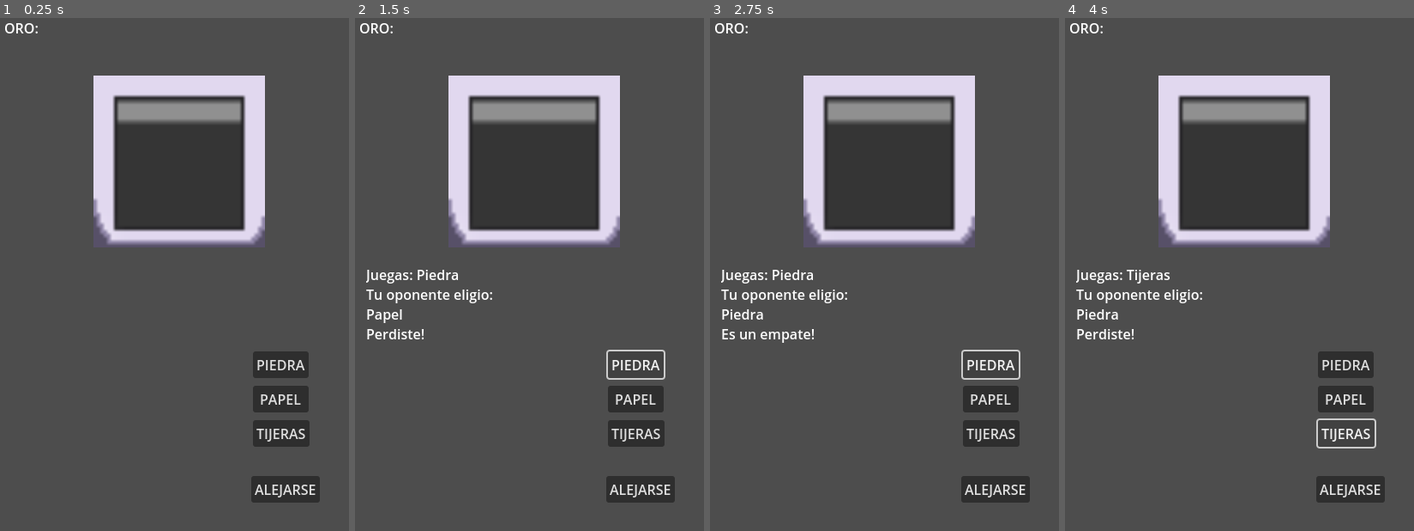
Above: before the commit, frames 1-4 (left to right).
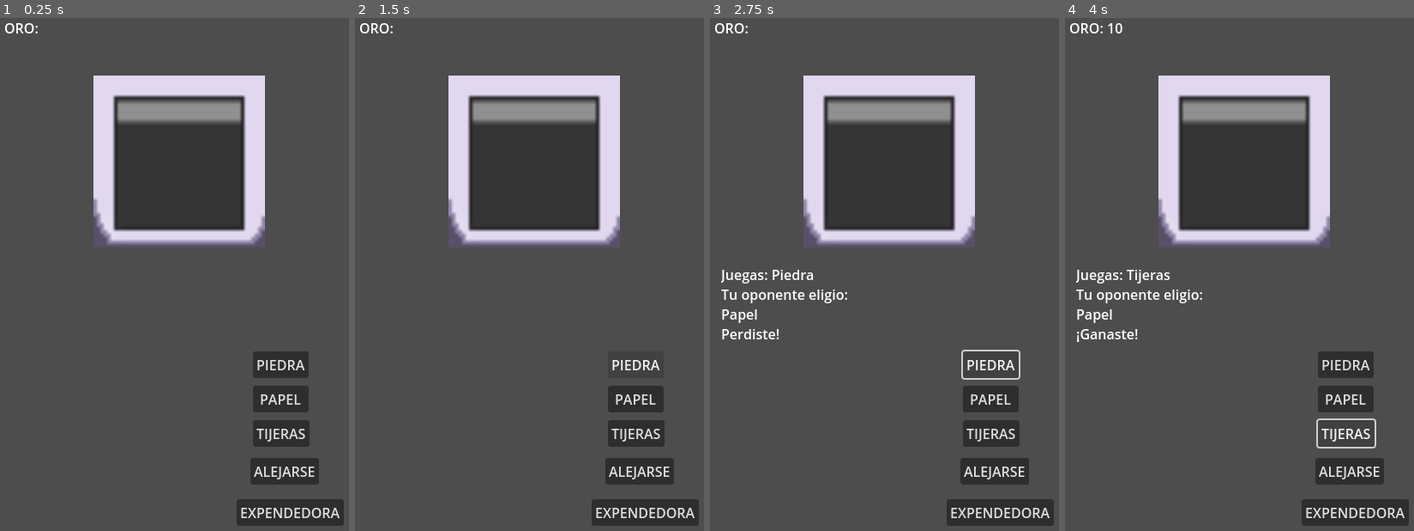
Above: after the commit, the same moments.

Repository: IacobucciB/JankenSim-Godot
Game: Godot game, scene res://main.tscn
Same seed, same stepped clock (60 frames per second), same inputs: the game is played once before the commit and once after it.
Inputs (mouse positions are in pixels of both pictures, inside the frame that each line leads up to):
- Up to frame 1 (0.25 s): no input
- Up to frame 2 (1.5 s): click (644, 510) at 0.5 s, where only the run after the commit has a clickable "EXPENDEDORA"; click (609, 371) at 1.25 s, where only the run after the commit has a clickable "VENTANA"
- Up to frame 3 (2.75 s): click "PIEDRA" at 2 s
- Up to frame 4 (4 s): click "PAPEL" at 2.75 s; click "TIJERAS" at 3.5 s

The runs differ from the first frame. In frame 1, 2.6% of the frame differs, in the area x 67-99%, y 85-99%; in frame 2, 3.7%, in the area x 3-99%, y 49-99%; in frame 3, 3.0%; in frame 4, 3.0%.

Commit message:
expendedora, oro singleton

Diff:
--- /dev/null
+++ b/Expendedora.gd
@@ -0,0 +1,19 @@
+extends Node2D
+
+@onready var oro = $ORO
+
+func _ready():
+	oro.clear()
+	oro.add_text("ORO: " + str(Player.gold))
+
+func _on_button_pressed():
+	get_tree().change_scene_to_file("res://main.tscn")
+
+
+func _on_jugo_pressed():
+	if Player.gold > 0:
+		Player.gold -= 5
+		oro.clear()
+		oro.add_text("ORO: " + str(Player.gold))
+	else:
+		get_tree().change_scene_to_file("res://main.tscn")
--- /dev/null
+++ b/Player.gd
@@ -0,0 +1,3 @@
+extends Node
+
+var gold: int = 0
--- /dev/null
+++ b/expendedora.tscn
@@ -0,0 +1,36 @@
+[gd_scene load_steps=3 format=3 uid="uid://c1lxfwq5cd4l6"]
+
+[ext_resource type="Script" path="res://Expendedora.gd" id="1_ukdoh"]
+[ext_resource type="Texture2D" uid="uid://dtetf73n4v082" path="res://img/Maq exp.png" id="2_nx08u"]
+
+[node name="Expendedora" type="Node2D"]
+script = ExtResource("1_ukdoh")
+
+[node name="Sprite2D" type="Sprite2D" parent="."]
+position = Vector2(240, 160)
+scale = Vector2(4, 4)
+texture = ExtResource("2_nx08u")
+
+[node name="Button" type="Button" parent="."]
+offset_left = 286.0
+offset_top = 414.0
+offset_right = 369.0
+offset_bottom = 445.0
+text = "VENTANA"
+
+[node name="ORO" type="RichTextLabel" parent="."]
+offset_left = 36.0
+offset_top = 16.0
+offset_right = 121.0
+offset_bottom = 47.0
+scroll_following = true
+
+[node name="JUGO" type="Button" parent="."]
+offset_left = 286.0
+offset_top = 366.0
+offset_right = 335.0
+offset_bottom = 397.0
+text = "JUGO"
+
+[connection signal="pressed" from="Button" to="." method="_on_button_pressed"]
+[connection signal="pressed" from="JUGO" to="." method="_on_jugo_pressed"]
--- a/main.gd
+++ b/main.gd
@@ -75,6 +75,10 @@
 		return -1 # Computer wins
 
 func increase_oroc(amount):
-	oroc += amount
+	Player.gold += amount
 	oro.clear()
-	oro.add_text("ORO: " + str(oroc))
+	oro.add_text("ORO: " + str(Player.gold))
+
+
+func _on_button_pressed():
+	get_tree().change_scene_to_file("res://expendedora.tscn")
--- a/main.tscn
+++ b/main.tscn
@@ -34,11 +34,18 @@
 text = "TIJERAS"
 
 [node name="ALEJARSE" type="Button" parent="Options"]
-offset_left = 324.0
-offset_top = 549.0
-offset_right = 404.0
-offset_bottom = 580.0
+offset_left = 323.0
+offset_top = 528.0
+offset_right = 403.0
+offset_bottom = 559.0
 text = "ALEJARSE"
+
+[node name="EXPENDEDORA" type="Button" parent="Options"]
+offset_left = 307.0
+offset_top = 576.0
+offset_right = 432.0
+offset_bottom = 607.0
+text = "EXPENDEDORA"
 
 [node name="VENTANA" type="Node2D" parent="."]
 
@@ -75,3 +82,4 @@
 [connection signal="pressed" from="Options/PAPEL" to="." method="_on_papel_pressed"]
 [connection signal="pressed" from="Options/TIJERAS" to="." method="_on_tijeras_pressed"]
 [connection signal="pressed" from="Options/ALEJARSE" to="." method="_on_alejarse_pressed"]
+[connection signal="pressed" from="Options/EXPENDEDORA" to="." method="_on_button_pressed"]
--- /dev/null
+++ b/player.tscn
@@ -0,0 +1,6 @@
+[gd_scene load_steps=2 format=3 uid="uid://dwaxqr06h6rb"]
+
+[ext_resource type="Script" path="res://Player.gd" id="1_n64v0"]
+
+[node name="Player" type="Node"]
+script = ExtResource("1_n64v0")
--- a/project.godot
+++ b/project.godot
@@ -15,6 +15,10 @@
 config/features=PackedStringArray("4.2", "GL Compatibility")
 config/icon="res://icon.svg"
 
+[autoload]
+
+Player="*res://player.tscn"
+
 [display]
 
 window/size/viewport_width=480
Not shown: 1 places in main.tscn that only renumber resources
